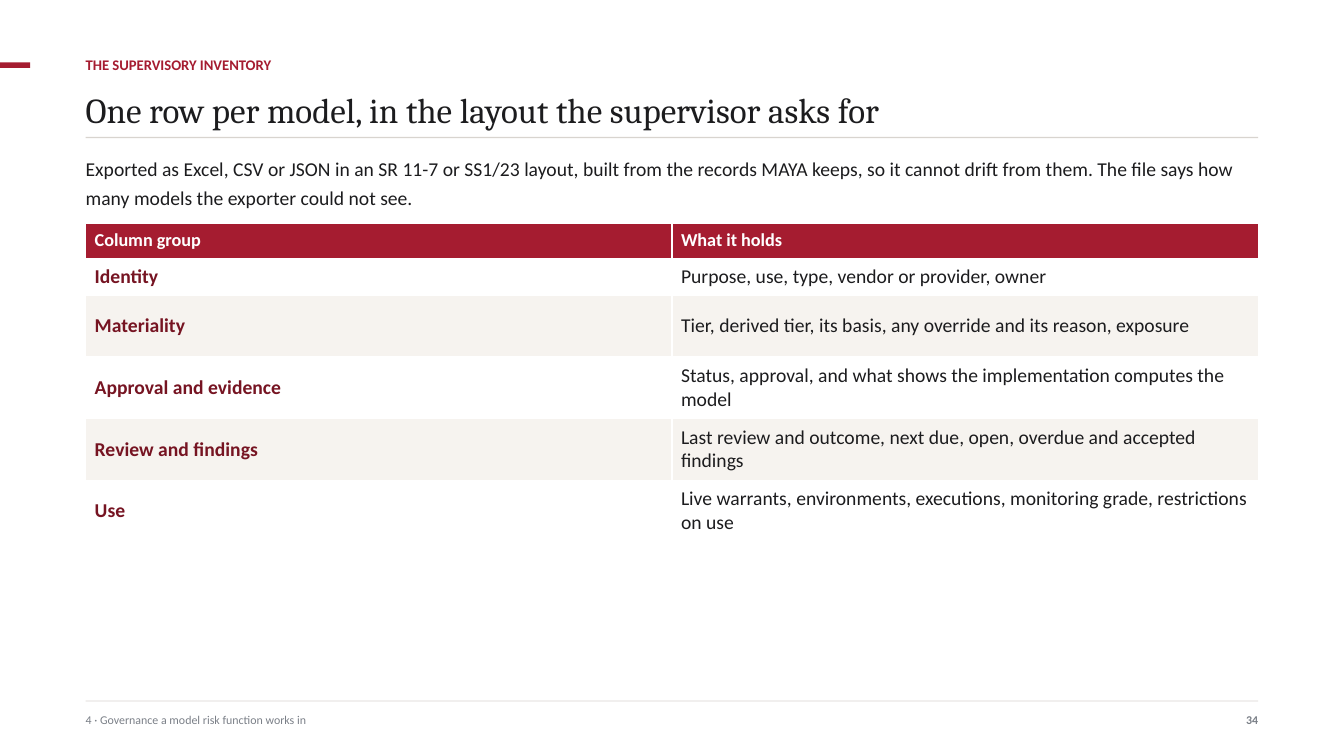
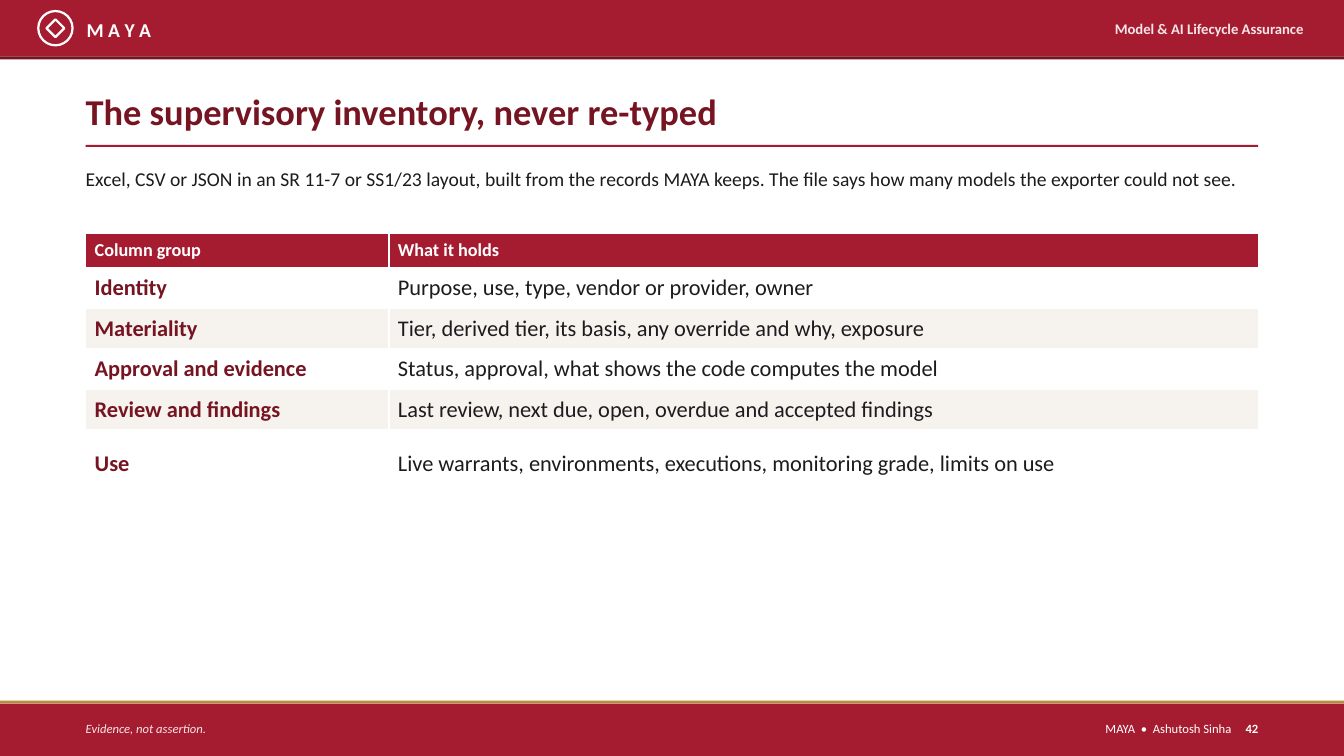
Before and after one commit to ajsinha/maya, a slide deck: slide 42 of docs/publications/MAYA-Model-Management-Formalism-and-System-Design.pptx (slide 34 before the commit). Drawn at 1344x756 pixels with LibreOffice and Linux fonts; fonts in the diff are those of the drawing. Boxes give left, top, right and bottom in pixels: in the first picture for what was removed or moved away, otherwise in the second. Text is boxed around its words. In the diff, an @@ line names an element or a change of style, - is before the commit and + after.

Commit message:
The deck retold as a briefing: TL;DR, ten principles, supervisors' words, architecture, a model's journey, then eight parts with screenshots, worked studies and a graded comparison, in MAYA's crimson; landing page numbers counted from the code

```diff
--- a/docs/publications/MAYA-Model-Management-Formalism-and-System-Design.pptx
+++ b/docs/publications/MAYA-Model-Management-Formalism-and-System-Design.pptx
@@ rectangle added at (x1=0, y1=0, x2=1344, y2=56), fill #A51C30 @@
@@ ellipse added at (x1=38, y1=11, x2=73, y2=45), outline #FFFFFF 1.6 pt @@
@@ diamond added at (x1=46, y1=19, x2=65, y2=37), outline #FFFFFF 1.6 pt @@
@@ text added at (x1=87, y1=24, x2=151, y2=37), 14 pt, text #FFFFFF, bold @@
+M A Y A
@@ text added at (x1=1115, y1=23, x2=1304, y2=37), 10.5 pt, text #F6E6E9, bold @@
+Model & AI Lifecycle Assurance
@@ rectangle added at (x1=0, y1=56, x2=1344, y2=59), fill #761422 @@
@@ rectangle removed at (x1=0, y1=63, x2=30, y2=69) @@
@@ text at (x1=86, y1=99, x2=717, y2=131): text changed; size 10.5 to 26 pt; text colour #A51C30 to #761422 @@
-THE SUPERVISORY INVENTORY
+The supervisory inventory, never re-typed
@@ text removed at (x1=86, y1=98, x2=879, y2=131) @@
-One row per model, in the layout the supervisor asks for
@@ rectangle moved from (x1=86, y1=137, x2=1258, y2=138) to (x1=86, y1=145, x2=1258, y2=147) @@
@@ rectangle at (x1=86, y1=145, x2=1258, y2=147): fill #D8D4CF to #A51C30 @@
@@ text at (x1=86, y1=172, x2=1236, y2=189): text changed @@
-Exported as Excel, CSV or JSON in an SR 11-7 or SS1/23 layout, built from the records MAYA keeps, so it cannot drift from them. The file says how many models the exporter could not see.
+Excel, CSV or JSON in an SR 11-7 or SS1/23 layout, built from the records MAYA keeps. The file says how many models the exporter could not see.
@@ table at (x1=86, y1=233, x2=1258, y2=499) @@
-row 3, column 2: Tier, derived tier, its basis, any override and its reason, exposure
+row 3, column 2: Tier, derived tier, its basis, any override and why, exposure
-row 4, column 2: Status, approval, and what shows the implementation computes the model
+row 4, column 2: Status, approval, what shows the code computes the model
-row 5, column 2: Last review and outcome, next due, open, overdue and accepted findings
+row 5, column 2: Last review, next due, open, overdue and accepted findings
-row 6, column 2: Live warrants, environments, executions, monitoring grade, restrictions on use
+row 6, column 2: Live warrants, environments, executions, monitoring grade, limits on use
@@ size 14 to 16 pt in "Identity", "Purpose, use, type, vendor or provider, owner", "Materiality", "Approval and evidence" and 2 more places @@
@@ table resized from (x1=86, y1=223, x2=1259, y2=541) to (x1=86, y1=233, x2=1258, y2=499) @@
@@ rectangle resized from (x1=86, y1=701, x2=1258, y2=702) to (x1=0, y1=701, x2=1344, y2=704) @@
@@ rectangle at (x1=0, y1=701, x2=1344, y2=704): fill #D8D4CF to #B88B3D @@
@@ rectangle added at (x1=0, y1=704, x2=1344, y2=756), fill #A51C30 @@
@@ text removed at (x1=86, y1=716, x2=306, y2=724) @@
-4 · Governance a model risk function works in
@@ text removed at (x1=1246, y1=716, x2=1258, y2=724) @@
-34
@@ text added at (x1=86, y1=724, x2=206, y2=734), 9 pt, text #F6E6E9, italic @@
+Evidence, not assertion.
@@ text added at (x1=1105, y1=724, x2=1259, y2=733), 9 pt, text #FFFFFF @@
+MAYA • Ashutosh Sinha 42
```
Also in this commit, not shown: 30 other slides changed, 38 slides added, 41 slides removed, 19 other files.
